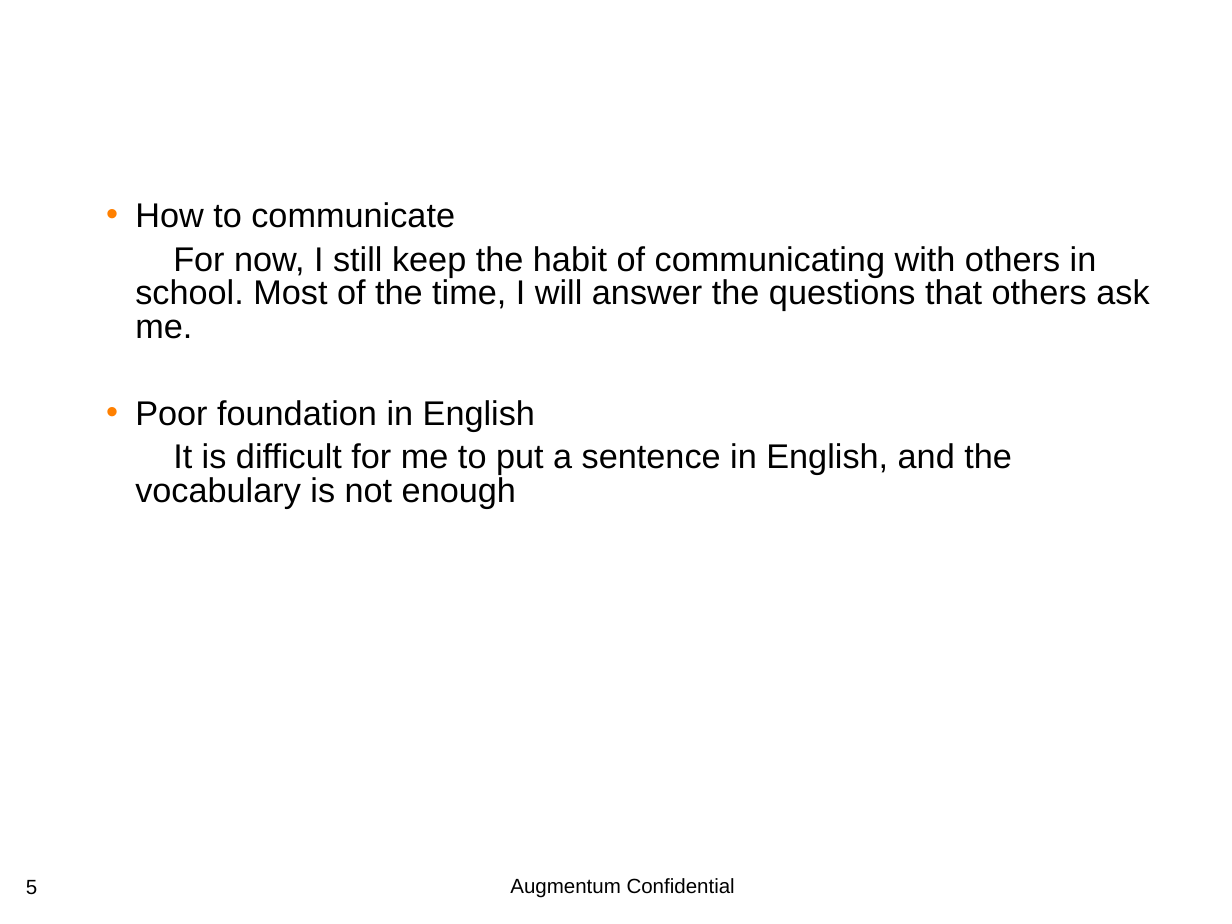
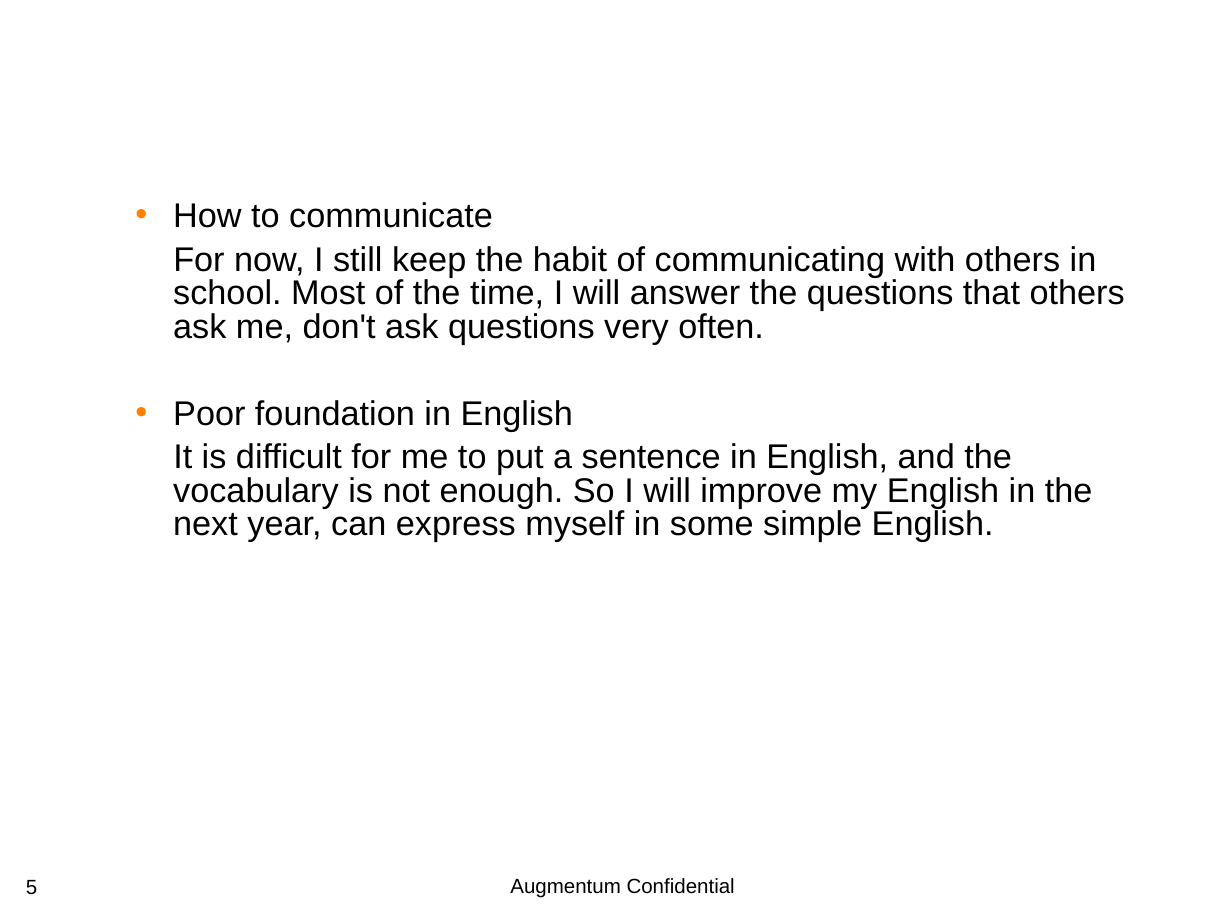
Before and after one commit to CelinaWu9833/Test, a slide deck: slide 5 of AnnualSummary_Moto_CelinaWu_WT01450_2018_V1.ppt. Drawn at 1232x924 pixels with LibreOffice and Linux fonts; fonts in the diff are those of the drawing; background and template pictures are left out. Boxes give left, top, right and bottom in pixels: in the first picture for what was removed or moved away, otherwise in the second. Text is boxed around its words. In the diff, an @@ line names an element or a change of style, - is before the commit and + after.

```diff
--- a/AnnualSummary_Moto_CelinaWu_WT01450_2018_V1.ppt
+++ b/AnnualSummary_Moto_CelinaWu_WT01450_2018_V1.ppt
@@ text at bbox=[173, 202, 573, 431]: indent changed @@
@@ text at bbox=[173, 246, 1125, 344]: text changed @@
-  For now, I still keep the habit of communicating with others in school. Most of the time, I will answer the questions that others ask me.
+  For now, I still keep the habit of communicating with others in school. Most of the time, I will answer the questions that others ask me, don't ask questions very often.
@@ text at bbox=[173, 443, 1093, 541]: text changed @@
-  It is difficult for me to put a sentence in English, and the vocabulary is not enough
+  It is difficult for me to put a sentence in English, and the vocabulary is not enough. So I will improve my English in the next year, can express myself in some simple English.
```
Also in this commit, not shown: 3 other slides changed, 1 slide removed, 3 other files.
